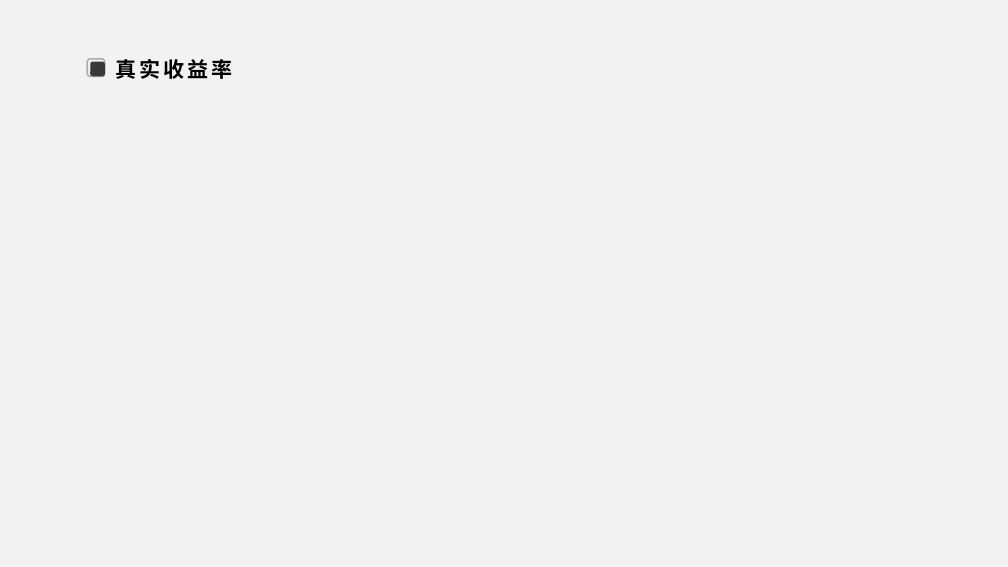
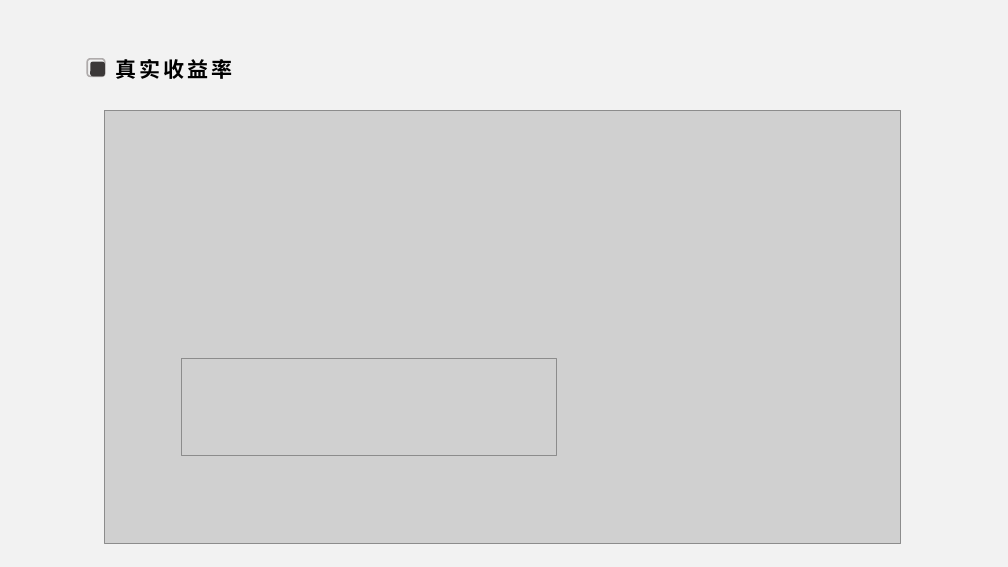
Before and after one commit to Astronecsys/Data_Analyst_FJNU, a slide deck: slide 47 of Presentations/Slice.pptx (slide 48 before the commit). Drawn at 1008x567 pixels with LibreOffice and Linux fonts; fonts in the diff are those of the drawing; grey boxes stand for pictures. Boxes give left, top, right and bottom in pixels: in the first picture for what was removed or moved away, otherwise in the second. Text is boxed around its words. In the diff, an @@ line names an element or a change of style, - is before the commit and + after.

```diff
--- a/Presentations/Slice.pptx
+++ b/Presentations/Slice.pptx
@@ background #D6D6D6 to #F2F2F2 @@
@@ picture added at box(105, 110, 901, 544) @@
@@ picture added at box(181, 358, 557, 455) @@
```
Also in this commit, not shown: 47 other slides changed, 1 slide added, 2 slides removed, 39 other files.
